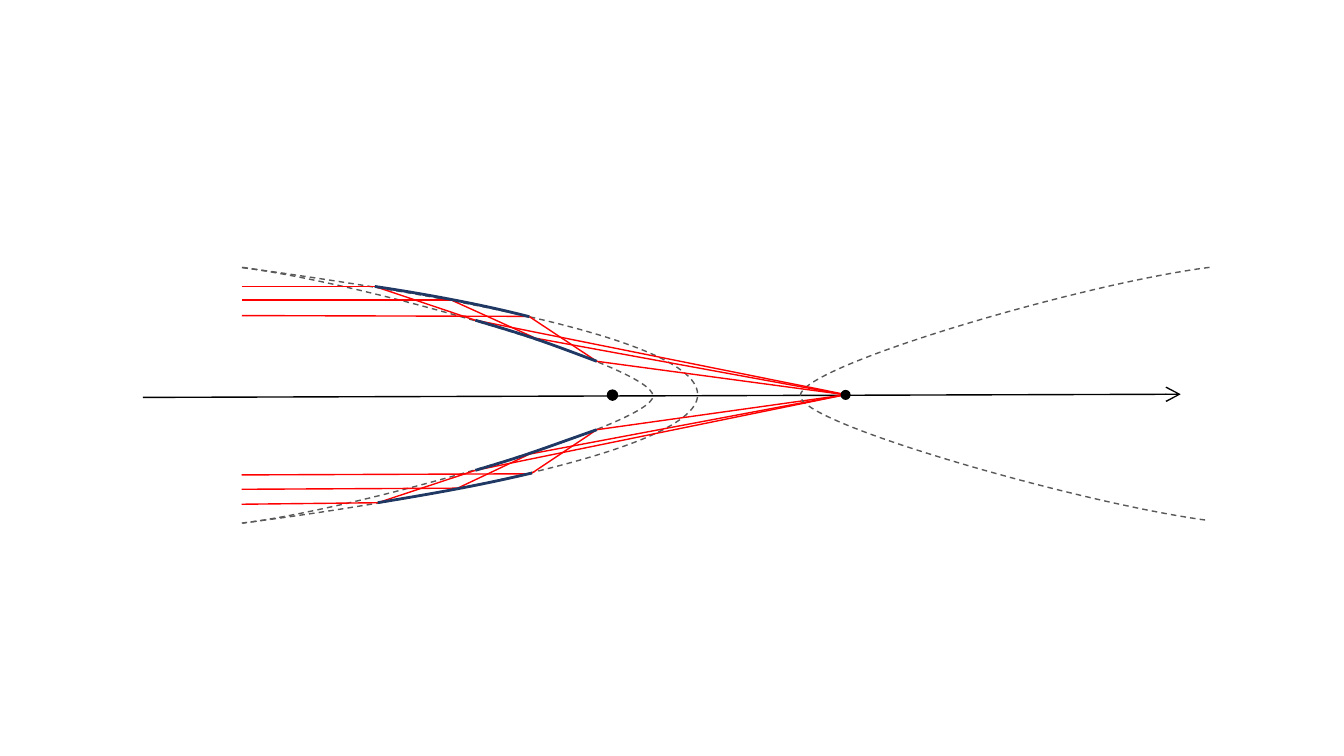
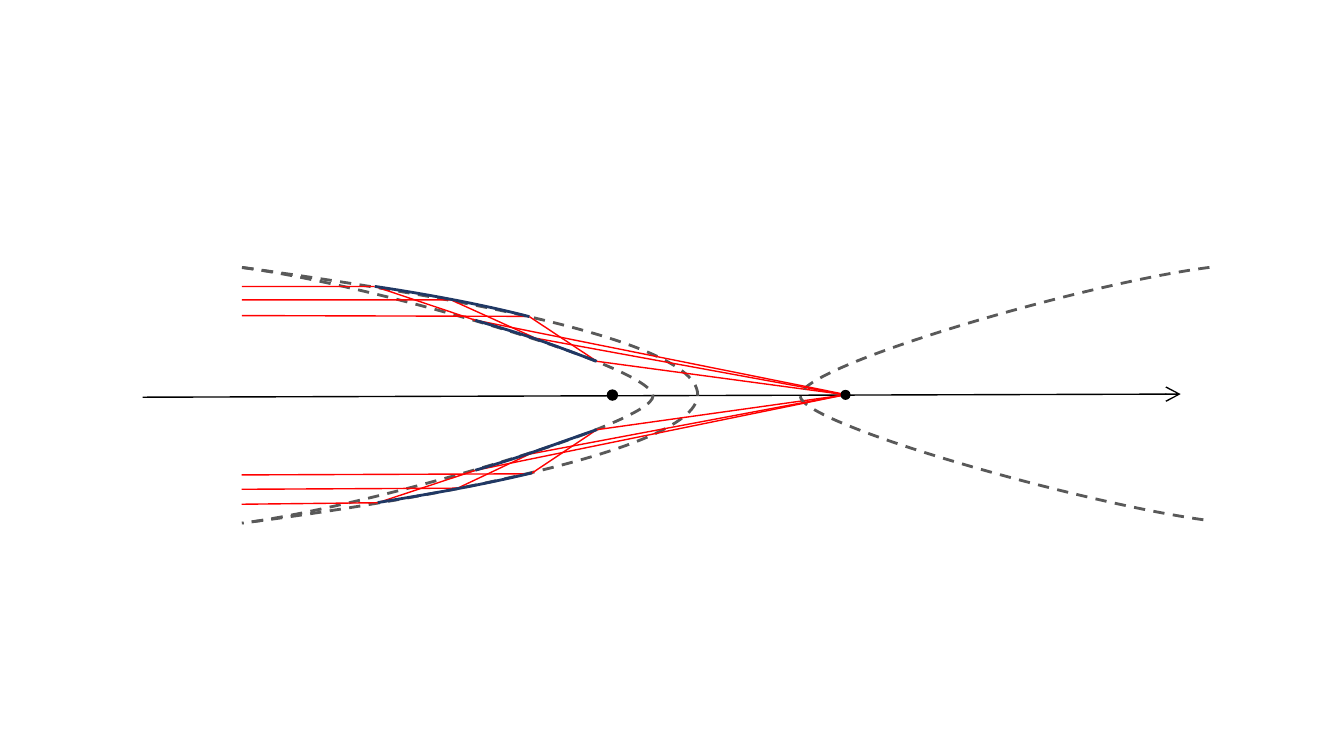
Before and after one commit to dieu-detruit/bachelor-thesis, a slide deck: slide 2 of illustration/illusts.pptx. Drawn at 1344x756 pixels with LibreOffice and Linux fonts; fonts in the diff are those of the drawing. Boxes give left, top, right and bottom in pixels: in the first picture for what was removed or moved away, otherwise in the second. Text is boxed around its words. In the diff, an @@ line names an element or a change of style, - is before the commit and + after.

```diff
--- a/illustration/illusts.pptx
+++ b/illustration/illusts.pptx
@@ freeform shape at (242, 267, 698, 523): outline #595959 1 pt dashed to #595959 2 pt dashed @@
@@ freeform shape at (242, 267, 653, 522): outline #595959 1 pt dashed to #595959 2 pt dashed @@
@@ freeform shape at (801, 267, 1210, 520): outline #595959 1 pt dashed to #595959 2 pt dashed; outline redrawn @@
@@ line (242, 286) - (375, 286): stroke #FF0000 1 pt to #FF0000 0.99 pt @@
@@ line (375, 286) - (476, 321): stroke #FF0000 1 pt to #FF0000 0.99 pt @@
@@ line (242, 300) - (455, 300): stroke #FF0000 1 pt to #FF0000 0.99 pt @@
@@ line (242, 316) - (529, 317): stroke #FF0000 1 pt to #FF0000 0.99 pt @@
@@ line (453, 300) - (534, 338): stroke #FF0000 1 pt to #FF0000 0.99 pt @@
@@ line (476, 321) - (846, 394): stroke #FF0000 1 pt to #FF0000 0.99 pt @@
@@ outline #203864 2 pt to #203864 2.01 pt in 3 elements at (375, 286, 529, 317), (476, 430, 597, 470), (476, 321, 597, 362) @@
@@ line (529, 317) - (597, 361): stroke #FF0000 1 pt to #FF0000 0.99 pt @@
@@ line (529, 337) - (846, 395): stroke #FF0000 1 pt to #FF0000 0.99 pt @@
@@ line (597, 361) - (846, 395): stroke #FF0000 1 pt to #FF0000 0.99 pt @@
@@ arrow removed from (143, 397) to (1181, 394) @@
@@ freeform shape added at (143, 394, 1182, 397), outline #000000 0.99 pt @@
@@ line (476, 471) - (846, 395): stroke #FF0000 1 pt to #FF0000 0.99 pt @@
@@ line (529, 455) - (846, 394): stroke #FF0000 1 pt to #FF0000 0.99 pt @@
@@ line (597, 430) - (845, 395): stroke #FF0000 1 pt to #FF0000 0.99 pt @@
@@ line (532, 473) - (597, 430): stroke #FF0000 1 pt to #FF0000 0.99 pt @@
@@ line (242, 475) - (531, 474): stroke #FF0000 1 pt to #FF0000 0.99 pt @@
@@ line (378, 503) - (476, 471): stroke #FF0000 1 pt to #FF0000 0.99 pt @@
@@ freeform shape at (378, 473, 532, 502): outline #203864 2 pt to #203864 2.01 pt; outline redrawn @@
@@ line (458, 488) - (532, 453): stroke #FF0000 1 pt to #FF0000 0.99 pt @@
@@ line (242, 489) - (458, 488): stroke #FF0000 1 pt to #FF0000 0.99 pt @@
@@ line (242, 504) - (378, 503): stroke #FF0000 1 pt to #FF0000 0.99 pt @@
```
Also in this commit, not shown: 14 other slides changed, 8 other files.
